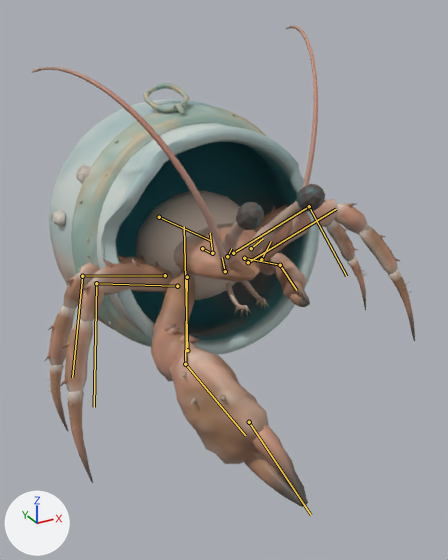
One commit to the glTF model assets/creatures/bottle_hermit/bottle_hermit.glb: the scene before it, then after it.
One viewpoint serves both versions: a camera (50 mm lens) standing at (-0.98, -2.0, 1.35) and looking at (0.07, -0.09, 0.39). The lights are fixed; the arrows at lower left show +X, +Y and +Z. The picture after the commit comes second. Both versions are drawn at frame 3 of the action 'hit'; the numbers are the values there. The bones that change, and the others that lie on the model, are drawn over the model as lines.

Objects in the first picture: 'bottle_hermit'.
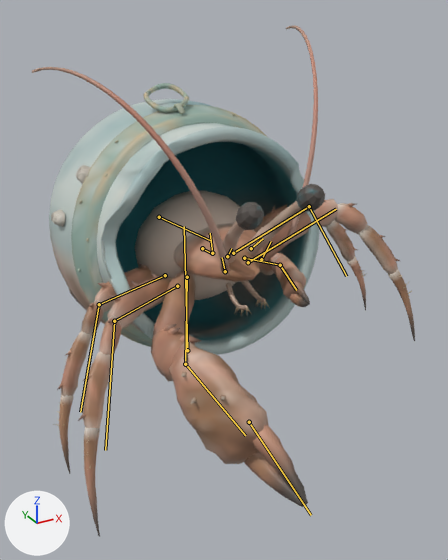
What differs and where, as boxes (x1, y1, x2, y2) in the pictures (448 x 560 px):
'bottle_hermit', posed (6% taller): before (32, 25, 415, 507); after (32, 25, 415, 537)
bone 'leg_r0_a', root to tip: before (177, 286) to (96, 283); after (177, 286) to (114, 321)
bone 'leg_r0_b', root to tip: before (96, 283) to (94, 407); after (114, 321) to (105, 450)
bone 'leg_r1_a', root to tip: before (165, 275) to (82, 276); after (165, 275) to (99, 304)
bone 'leg_r1_b', root to tip: before (82, 276) to (72, 377); after (99, 304) to (80, 412)

The change, as a diff of the scene's bpy script:
```diff
--- a/assets/creatures/bottle_hermit/bottle_hermit.glb.py
+++ b/assets/creatures/bottle_hermit/bottle_hermit.glb.py
@@ bone_leg_r0_a @@
 bone_leg_r0_a = bpy.data.objects['Armature'].pose.bones['leg_r0_a']  # child of 'body'
-bone_leg_r0_a.rotation_quaternion = (1.0, 0.008, -0.003, -0.004)  # degrees (1, 0, 0)
+bone_leg_r0_a.rotation_quaternion = (0.976, -0.05, 0.138, 0.16)  # degrees (-3, 17, 18)
@@ bone_leg_r0_b @@
 bone_leg_r0_b = bpy.data.objects['Armature'].pose.bones['leg_r0_b']  # child of 'leg_r0_a'
-bone_leg_r0_b.rotation_quaternion = (1.0, 0.0, 0.0, 0.0)  # degrees (0, 0, 0)
+bone_leg_r0_b.rotation_quaternion = (0.95, 0.096, -0.121, 0.271)  # degrees (7, -16, 31)
@@ bone_leg_r1_a @@
 bone_leg_r1_a = bpy.data.objects['Armature'].pose.bones['leg_r1_a']  # child of 'body'
-bone_leg_r1_a.rotation_quaternion = (1.0, 0.003, -0.001, -0.001)  # degrees (0, 0, 0)
+bone_leg_r1_a.rotation_quaternion = (0.981, -0.04, 0.097, 0.164)  # degrees (-3, 12, 19)
@@ bone_leg_r1_b @@
 bone_leg_r1_b = bpy.data.objects['Armature'].pose.bones['leg_r1_b']  # child of 'leg_r1_a'
-bone_leg_r1_b.rotation_quaternion = (1.0, 0.0, 0.0, 0.0)  # degrees (0, 0, 0)
+bone_leg_r1_b.rotation_quaternion = (0.968, 0.088, -0.055, 0.229)  # degrees (8, -8, 26)
```
